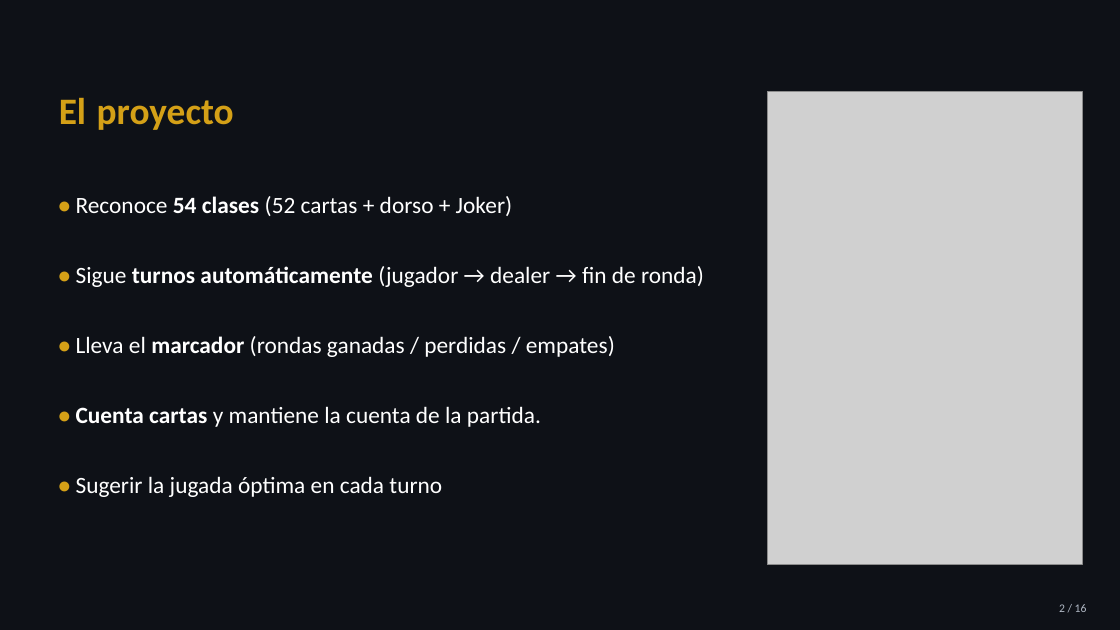
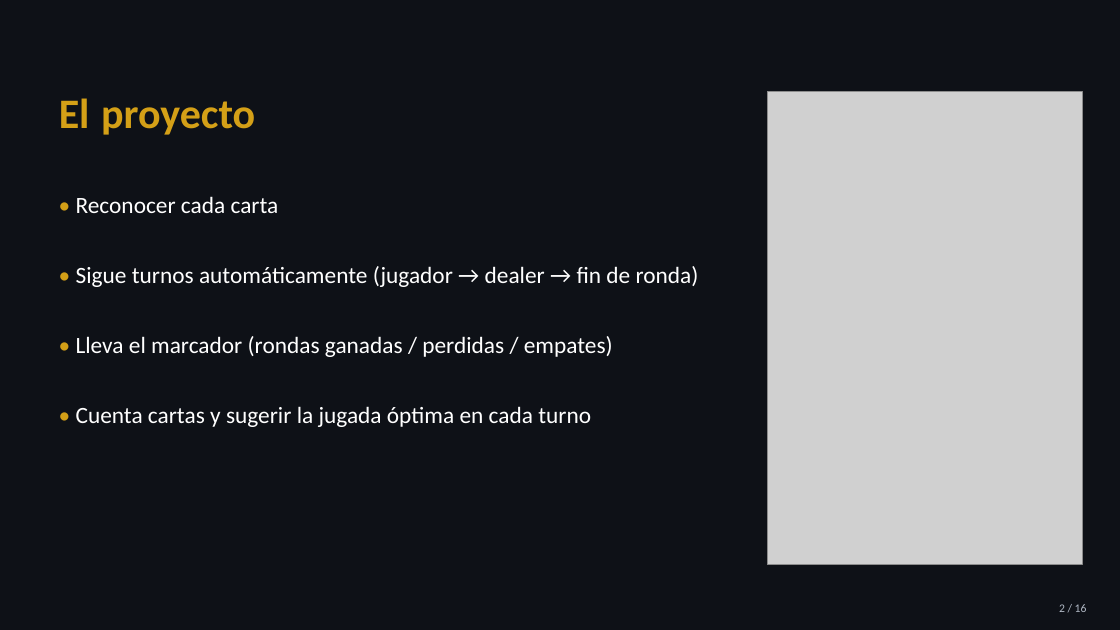
Before and after one commit to davidmoreda/blackjack-VAI, a slide deck: slide 3 of docs/presentation_assets/BlackjackVAI_presentacion.pptx (slide 2 before the commit). Drawn at 1120x630 pixels with LibreOffice and Linux fonts; fonts in the diff are those of the drawing; grey boxes stand for pictures. Boxes give left, top, right and bottom in pixels: in the first picture for what was removed or moved away, otherwise in the second. Text is boxed around its words. In the diff, an @@ line names an element or a change of style, - is before the commit and + after.

```diff
--- a/docs/presentation_assets/BlackjackVAI_presentacion.pptx
+++ b/docs/presentation_assets/BlackjackVAI_presentacion.pptx
@@ text "El proyecto" at [59, 98, 255, 135]: size 32 to 36 pt @@
@@ text at [76, 196, 279, 213]: text changed @@
-• Reconoce 54 clases (52 cartas + dorso + Joker)
+• Reconocer cada carta
@@ text at [76, 266, 699, 357]: bold off in "• turnos automáticamente", "• marcador" @@
@@ text at [76, 406, 591, 427]: text changed @@
-• Cuenta cartas y mantiene la cuenta de la partida.
-• Sugerir la jugada óptima en cada turno
+• Cuenta cartas y sugerir la jugada óptima en cada turno
```
Also in this commit, not shown: 5 other slides changed, 9 slides added, 5 slides removed, 1 other file.
